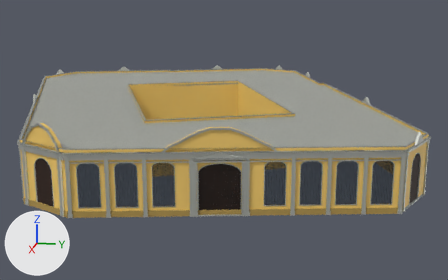
Renders of the glTF model investigation/procedural_reconstruction/steps/step22_massing_before_after/lotes/1138323_casona_amarilla_esquina/after_oracle/building.glb from each side of a commit.
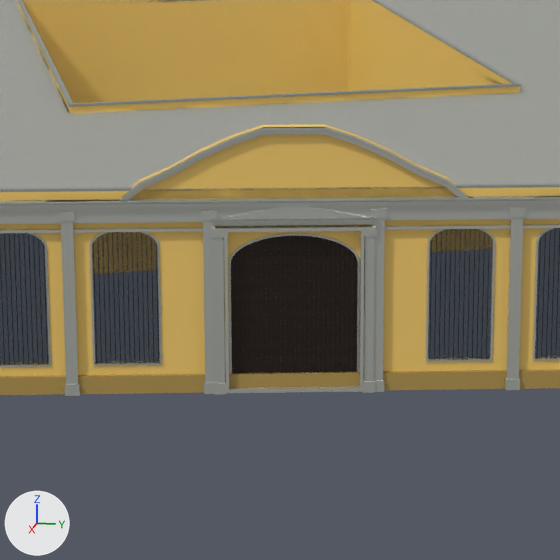
Old and new are each drawn whole from a 50 mm lens placed at (106.2, 46.6, 19.7), pointed at (29.2, 31.2, 0.5) and again close up on the part from 27% to 69% of the width and 30% to 97% of the height. Lighting does not change. The marker at lower left points along +X, +Y and +Z. The last two pictures show the newer version. Where no turn or scale is listed for an object, it has been applied to the vertices.

In view in the first close-up: 'hall:0/edge12/z0/hall:0/edge12/z0/wall_0_0', 'hall:0/edge15/z0/hall:0/edge15/z0/wall_0_0', 'hall:0/edge6/z0/hall:0/edge6/z0/wall_0_0', 'hall:0/edge6/z0/opening_u11.47_v0.04/door_panel#0001', 'hall:0/edge6/z0/opening_u11.47_v0.04/security_bar#0001', 'hall:0/edge6/z0/opening_u17.28_v0.85/window_panel#0001', 'hall:0/edge6/z0/opening_u4.19_v0.85/window_panel#0001', 'hall:0/edge6/z0/opening_u7.45_v0.85/window_panel#0001', 'hall:0/edge6/z0/proj_panel_15/facade_projection_panel#0001', 'hall:0/edge6/z0/proj_panel_17/facade_projection_panel#0001', 'roof/hall:0/parapet#0002', 'roof/hall:0/roof_slab#0001' and 50 more.
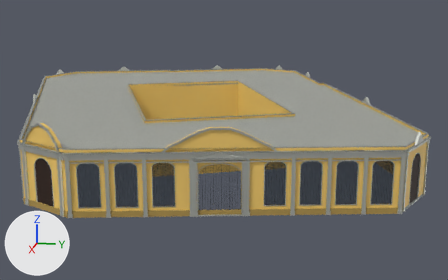
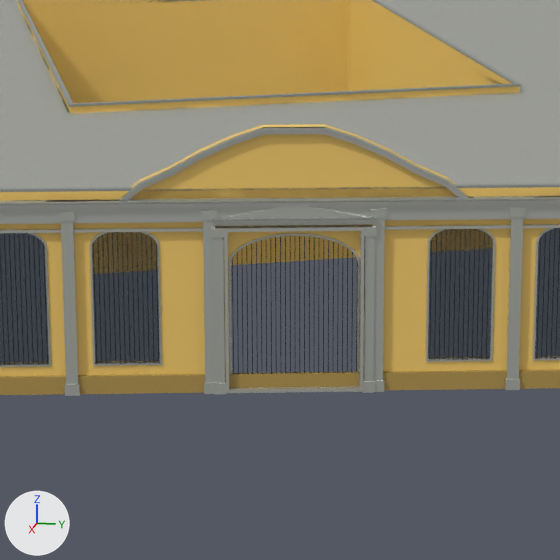
The change, as a diff of the scene's bpy script:
```diff
--- a/investigation/procedural_reconstruction/steps/step22_massing_before_after/lotes/1138323_casona_amarilla_esquina/after_oracle/building.glb.py
+++ b/investigation/procedural_reconstruction/steps/step22_massing_before_after/lotes/1138323_casona_amarilla_esquina/after_oracle/building.glb.py
@@ ob_hall_0_edge6_z0_opening_u11_47_v0_04_door_panel_0001 @@
-ob_hall_0_edge6_z0_opening_u11_47_v0_04_door_panel_0001 = bpy.data.objects.new('hall:0/edge6/z0/opening_u11.47_v0.04/door_panel#0001', me_geometry_155)
-ob_hall_0_edge6_z0_opening_u11_47_v0_04_door_panel_0001.location = (0.0, 0.0, 0.0)
```

Where the change shows, as pixel boxes (x1, y1, x2, y2) in the close-ups (560 x 560 px):
'hall:0/edge6/z0/opening_u11.47_v0.04/door_panel#0001', deleted: before (231, 236, 357, 373)
'hall:0/edge13/z0/hall:0/edge13/z0/wall_0_0', unchanged, uncovered by the edit: before (92, 93, 500, 113); after (92, 93, 500, 265)
